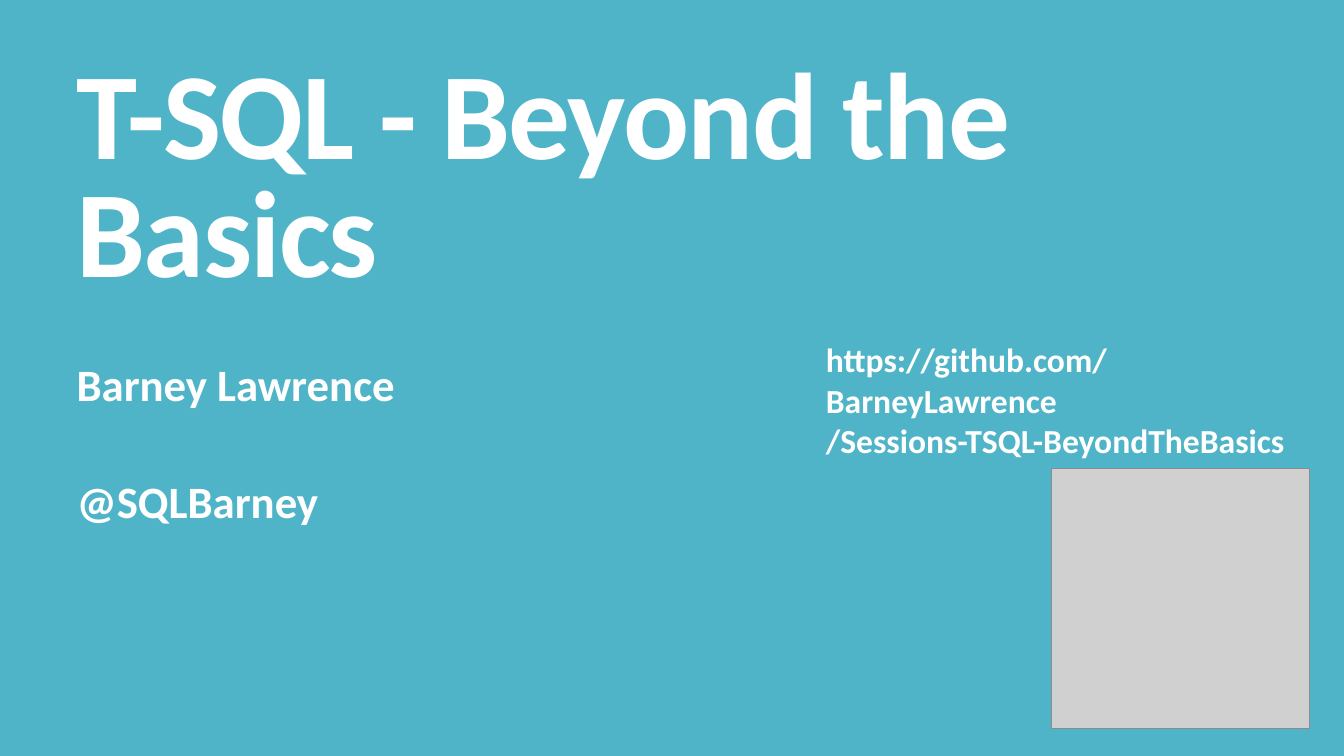
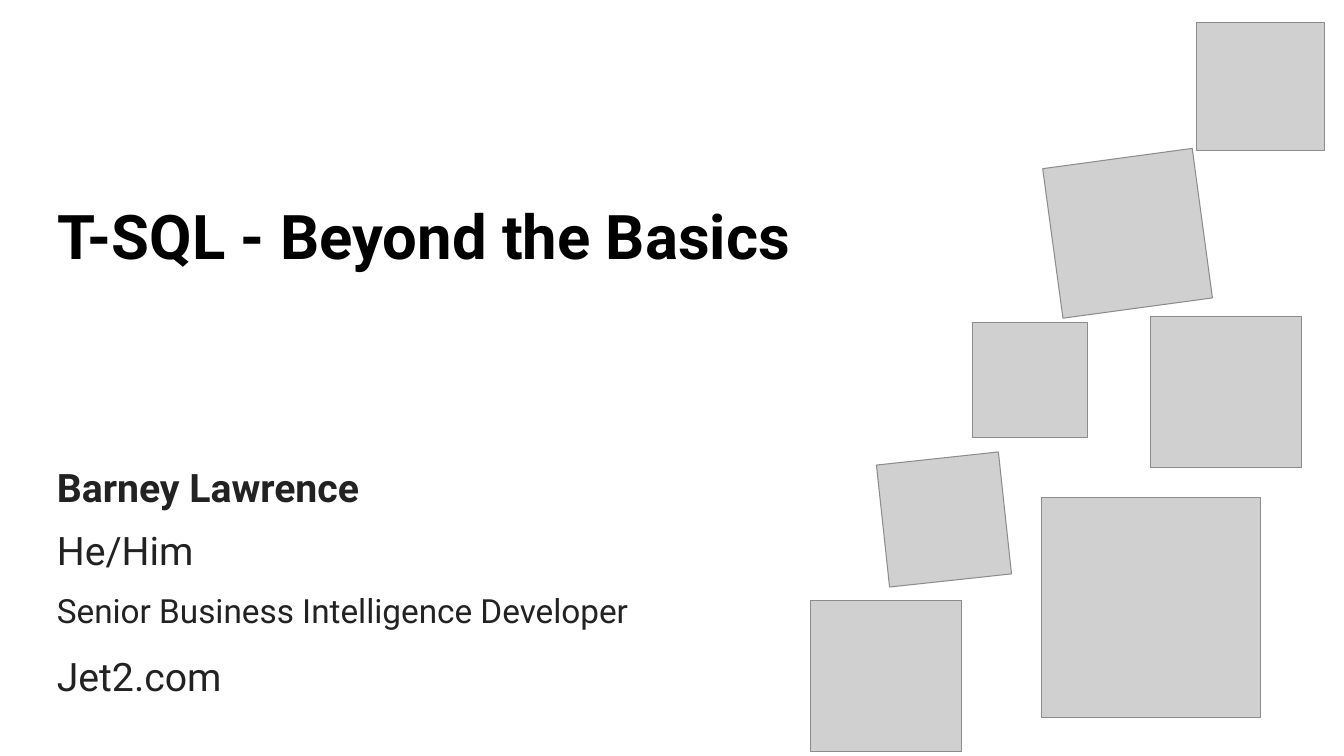
Before and after one commit to BarneyLawrence/Sessions-TSQL-BeyondTheBasics, a slide deck: slide 1 of T-SQL - Beyond the Basics.pptx. Drawn at 1344x756 pixels with LibreOffice and Linux fonts; fonts in the diff are those of the drawing; grey boxes stand for pictures; background and template pictures are left out. Boxes give left, top, right and bottom in pixels: in the first picture for what was removed or moved away, otherwise in the second. Text is boxed around its words. In the diff, an @@ line names an element or a change of style, - is before the commit and + after.

```diff
--- a/T-SQL - Beyond the Basics.pptx
+++ b/T-SQL - Beyond the Basics.pptx
@@ background #50B4C8 to #FFFFFF @@
@@ picture added at (1197,22,1325,150) @@
@@ picture added at (1043,149,1213,319) @@
@@ title "T-SQL - Beyond the Basics": place and size @@
-title "T-SQL - Beyond the Basics" at (77,72,1010,278)
+title "T-SQL - Beyond the Basics" at (58,212,790,272)
@@ title "T-SQL - Beyond the Basics" at (58,212,790,272): size 88 to 44 pt, font Calibri to Roboto, text colour #FFFFFF to #000000, letter spacing -1.2 to 0 pt; line spacing 0.8 to 0.9; vertical alignment bottom to top @@
@@ picture added at (973,323,1088,438) @@
@@ picture added at (1151,317,1303,468) @@
@@ text removed at (826,348,1284,459) @@
-https://github.com/BarneyLawrence
-/Sessions-TSQL-BeyondTheBasics
@@ text "Barney Lawrence": place and size @@
-text "Barney Lawrence" at (77,372,394,525)
+text "Barney Lawrence" at (57,474,359,511)
@@ text "Barney Lawrence" at (57,474,359,511): size 32 to 28 pt, font Calibri to Roboto, text colour #FFFFFF to #222222; line spacing 0.75 to 1; less space between paragraphs; vertical alignment top to middle @@
@@ picture added at (877,452,1013,588) @@
@@ text at (77,488,318,525): paragraph removed @@
-@SQLBarney
@@ picture: place and size @@
-picture at (1052,469,1310,729)
+picture at (1042,498,1261,718)
@@ text added at (57,536,194,568), 28 pt, text #222222 @@
+He/Him
@@ text added at (57,598,628,630), 23.8 pt, text #222222 @@
+Senior Business Intelligence Developer
@@ picture added at (811,601,962,752) @@
@@ text added at (57,662,222,692), 28 pt, text #222222 @@
+Jet2.com
```
Also in this commit, not shown: 10 other slides changed, 12 slides added, 6 slides removed, 15 other files.
